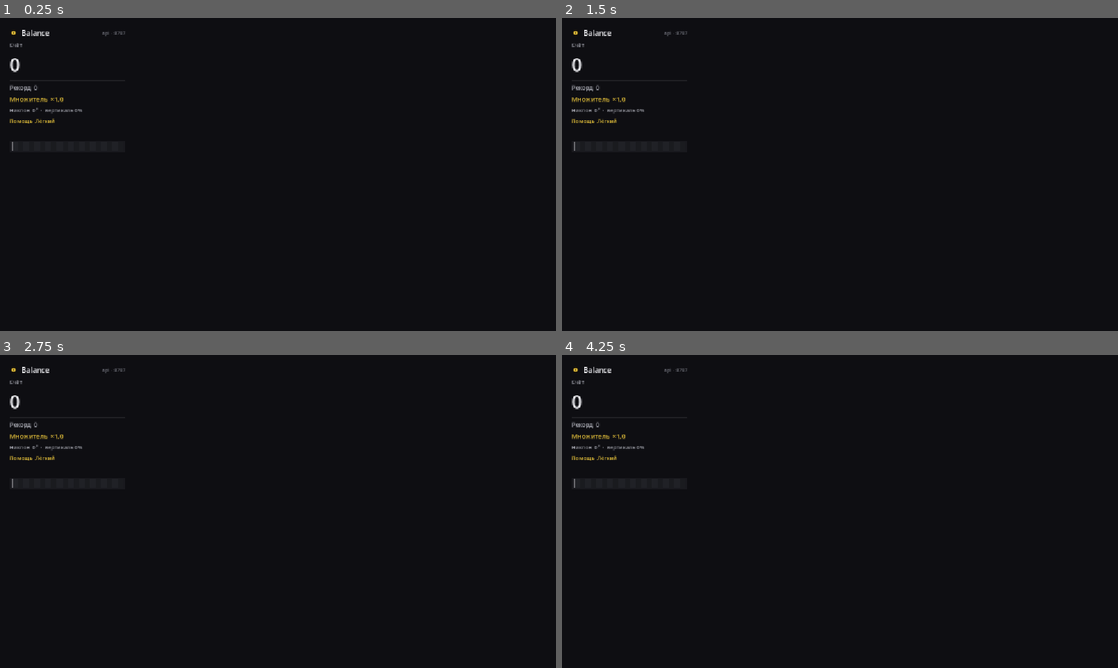
Above: before the commit, frames 1-4 (two rows, left to right).
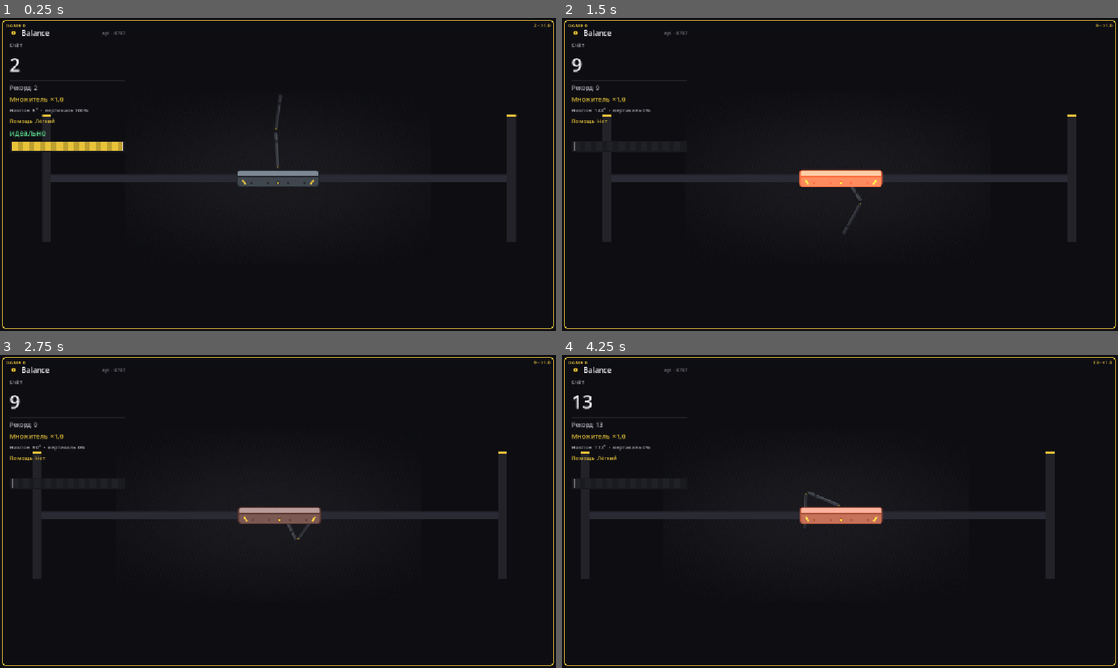
Above: after the commit, the same moments.

Repository: rival-afk/balance
Game: Godot game, scene res://main.tscn
Same seed, same stepped clock (60 frames per second), same inputs: the game is played once before the commit and once after it.
Inputs:
- Up to frame 1 (0.25 s): no input
- Up to frame 2 (1.5 s): tap Enter at 0.5 s; hold Right (ui_right) 0.53-1.28 s; hold Down from 1.28 s (still down)
- Up to frame 3 (2.75 s): release Down at 2.03 s; hold Right (ui_right) from 2.03 s (still down)
- Up to frame 4 (4.25 s): release Right (ui_right) at 2.78 s; hold Up 2.78-3.53 s; hold Left (ui_left) from 3.53 s (still down)

The runs differ from the first frame. In frame 1, 3.9% of the frame differs, in the area x 0-100%, y 0-100%; in frame 2, 3.3%; in frame 3, 3.2%; in frame 4, 3.4%.
Error before the commit: Parse Error: Preload file "res://gpu_pendulum.gd" does not exist. (res://game.gd:29)

Commit message:
Analytic ODE physics in Godot (1:1 with Rust balance_env)

Diff:
--- a/game.gd
+++ b/game.gd
@@ -24,10 +24,6 @@
 	Color(0.35, 0.90, 0.80),
 	Color(0.98, 0.42, 0.42),
 ]
-
-var _gpu = null
-const GpuPendulum := preload("res://gpu_pendulum.gd")
-const MAX_GPU_LANES := 256
 
 var lanes: Array = []
 var next_lane_id := 0
@@ -94,10 +90,6 @@
 	if _hud.has("root") and _hud["root"]:
 		_hud["root"].layer = 20
 
-	_gpu = GpuPendulum.new()
-	if not _gpu.init(MAX_GPU_LANES):
-		print("Balance GPU: compute недоступен — маятник в режиме CPU-fallback (медленный)")
-
 	_create_lane()
 	for i in _spawn_extra:
 		_create_lane()
@@ -219,7 +211,7 @@
 	var lane_scene: PackedScene = load("res://lane.tscn")
 	var lane_node = lane_scene.instantiate()
 	lane_node.lane_id = id
-	lane_node.lane_idx = id if id < MAX_GPU_LANES else 0
+	lane_node.lane_idx = id
 	lane_node.manager = self
 	sv.add_child(lane_node)
 
@@ -262,17 +254,6 @@
 
 func _physics_process(delta: float) -> void:
 	_physics_tick += 1
-	# шаг GPU-маятника до того, как отработают lane-логики (root выполняется первым)
-	if _gpu != null:
-		for lane in lanes:
-			var p: RigidBody2D = lane["node"].get_node("Rail/Plane")
-			var v: float = p.linear_velocity.x
-			var prev: float = lane.get("prev_vx", 0.0)
-			lane["prev_vx"] = v
-			var acc := clampf((v - prev) / maxf(delta, 1e-6) / 60.0, -30.0, 30.0)
-			var kp_kd: Vector2 = lane["node"].assist_params()
-			_gpu.set_pivot(lane["id"], acc, kp_kd.x, kp_kd.y)
-		_gpu.step(delta)
 	for lane in lanes:
 		var node = lane["node"]
 		if node.score > best:
--- a/lane.gd
+++ b/lane.gd
@@ -1,101 +1,117 @@
 extends Node2D
 
-## Одна игра в составе роя. Физика маятника — на GPU (gpu_pendulum.gd).
-## Менеджер (game.gd) шагает GPU и читает состояния; здесь только платформа и очки.
-
-const ACCEL := 900.0
-const RATE := 12.0           ## очков/сек при идеальной вертикали
+## Одна игра в составе роя. Вся физика — аналитическая ODE (1:1 с Rust balance_env).
+## Менеджер шагает ODE и выставляет позиционные узлы; здесь только платформа и очки.
+
+const GRAVITY := 9.81
+const M_CART := 40.0
+const CART_DAMP := 3.0
+const CART_ACCEL_RAW := 900.0
+const CART_LIMIT := 360.0
+const DAMPING := 0.10
+const RATE := 12.0
 const PERFECT_VERT := 0.90
 const DANGER_VERT := 0.35
-const ARM_LEVER := 60.0      ## плечо первой секции
-const ARM2_OFFSET := 120.0   ## tip1 → base arm2
-
-## Уровни помощи удержанию (пружина к вертикали на GPU).
-const ASSIST_KP := [0.0, 3.0, 15.0, 60.0, 200.0]    ## Н·м/рад (g нормировано как 9.81)
-const ASSIST_KD := [0.0, 1.2, 6.0, 25.0, 80.0]      ## демпфирование, Н·м·с
+const MULT_GAIN := 0.2
+const MAX_MULT := 4.0
+const ARM_LEVER := 60.0
+
+const ASSIST_KP := [0.0, 3.0, 15.0, 60.0, 200.0]
+const ASSIST_KD := [0.0, 1.2, 6.0, 25.0, 80.0]
 const ASSIST_NAMES := ["Нет", "Лёгкий", "Средний", "Сильный", "Максимум"]
 
 @export var lane_id := 0
-@export var assist_level := 1   ## 0 — без помощи, 1..4 — уровни облегчения
-
-var manager = null           ## BalanceGame (game.gd)
-var api_direction := 0.0     ## -1 = влево, 0 = стоп, +1 = вправо (от API)
-var lane_idx := 0            ## индекс в GPU-пуле (присваивает менеджер)
+@export var assist_level := 1
+
+var manager = null
+var api_direction := 0.0
+var lane_idx := 0
 
 var score := 0.0
 var multiplier := 1.0
 var perfect_streak := 0.0
+var total_perfect := 0.0
 var balance_time := 0.0
+var fault_count := 0
+var fault_time := 0.0
 var verticality := 1.0
 var tilt_total := 0.0
 var tilt_rate := 0.0
-var total_perfect := 0.0
-var fault_count := 0
-var fault_time := 0.0
-var _prev_fault := false
+var prev_fault := false
 var _prev_tilt := 0.0
-var _prev_vx := 0.0
-var _accel_x := 0.0
-
-var _plane: RigidBody2D
+
+# состояние: th1, th2, w1, w2, x, v
+var th1 := 0.0
+var th2 := 0.0
+var w1 := 0.0
+var w2 := 0.0
+var x := 0.0
+var v := 0.0
+
+var _plane: Node2D
 var _arm1: Node2D
 var _arm2: Node2D
+var _pivot: Node2D
 var _sprite: Sprite2D
-var _gpu_state: Vector4 = Vector4(PI, PI, 0.0, 0.0)
 
 func _ready() -> void:
 	_plane = $Rail/Plane
 	_arm1 = $Rail/SpawnPivot/Arm1
 	_arm2 = $Rail/SpawnPivot/Arm2
+	_pivot = $Rail/SpawnPivot
 	_sprite = $Rail/Plane/Sprite
 	$Rail/Plane/Cam.make_current()
-	# исходная поза: стойка с маленьким случайным отклонением
 	var rng := RandomNumberGenerator.new()
-	var t1 := rng.randf_range(-0.10, 0.10)
-	var t2 := rng.randf_range(-0.20, 0.20)
-	var r1 := PI + t1
-	var r2 := PI + t2
-	if manager != null and manager._gpu != null:
-		manager._gpu.init_lane(lane_idx, r1, r2, 0.0, 0.0)
-	_update_arms(Vector4(r1, r2, 0.0, 0.0))
+	_set_state(PI + rng.randf_range(-0.10, 0.10), PI + rng.randf_range(-0.20, 0.20), 0.0, 0.0, 0.0, 0.0)
+
+func _set_state(t1: float, t2: float, v1: float, v2: float, px: float, vx: float) -> void:
+	th1 = t1; th2 = t2; w1 = v1; w2 = v2; x = px; v = vx
+	_update_arms()
 
 func set_assist(level: int) -> void:
 	assist_level = clampi(level, 0, 4)
 
-func set_api_direction(v: float) -> void:
-	api_direction = clampf(v, -1.0, 1.0)
+func set_api_direction(dir: float) -> void:
+	api_direction = clampf(dir, -1.0, 1.0)
 
 func assist_params() -> Vector2:
 	var lvl := clampi(assist_level, 0, 4)
 	return Vector2(ASSIST_KP[lvl], ASSIST_KD[lvl])
 
 func _physics_process(delta: float) -> void:
-	# управление: API важнее клавиатуры; клавиатура — только первая игра
 	var direction := api_direction
 	if direction == 0.0 and lane_id == 0:
 		direction = Input.get_axis("ui_left", "ui_right")
-	_plane.apply_central_force(Vector2(direction * ACCEL * _plane.mass, 0.0))
-
-	# производная скорости платформы → ускорение (для маятника)
-	var vx: float = _plane.linear_velocity.x
-	if delta > 0.0:
-		_accel_x = clampf((vx - _prev_vx) / delta / 60.0, -30.0, 30.0)
-	_prev_vx = vx
-
-	if manager != null and manager._gpu != null:
-		var kp_kd := assist_params()
-		manager._gpu.set_pivot(lane_idx, _accel_x, kp_kd.x, kp_kd.y)
-		_gpu_state = manager._gpu.lane_state(lane_idx)
-	else:
-		# fallback: маятник не интегрируется — стоит вертикально
-		_gpu_state = Vector4(PI, PI, 0.0, 0.0)
-	_update_arms(_gpu_state)
-
-	var t1 := _gpu_state.x
-	var t2 := _gpu_state.y
-	var h1 := -cos(t1)
-	var h2 := -cos(t2)
-	var up_avg := (h1 + h2) / 2.0
+
+	var force := direction * CART_ACCEL_RAW
+	var cur := [th1, th2, w1, w2, x, v]
+	var k1 := _deriv(cur, force)
+	var s2 := [cur[0] + 0.5 * delta * k1[0], cur[1] + 0.5 * delta * k1[1], cur[2] + 0.5 * delta * k1[2], cur[3] + 0.5 * delta * k1[3], cur[4] + 0.5 * delta * k1[4], cur[5] + 0.5 * delta * k1[5]]
+	var k2 := _deriv(s2, force)
+	var s3 := [cur[0] + 0.5 * delta * k2[0], cur[1] + 0.5 * delta * k2[1], cur[2] + 0.5 * delta * k2[2], cur[3] + 0.5 * delta * k2[3], cur[4] + 0.5 * delta * k2[4], cur[5] + 0.5 * delta * k2[5]]
+	var k3 := _deriv(s3, force)
+	var s4 := [cur[0] + delta * k3[0], cur[1] + delta * k3[1], cur[2] + delta * k3[2], cur[3] + delta * k3[3], cur[4] + delta * k3[4], cur[5] + delta * k3[5]]
+	var k4 := _deriv(s4, force)
+	th1 = cur[0] + delta * (k1[0] + 2.0*k2[0] + 2.0*k3[0] + k4[0]) / 6.0
+	th2 = cur[1] + delta * (k1[1] + 2.0*k2[1] + 2.0*k3[1] + k4[1]) / 6.0
+	w1  = cur[2] + delta * (k1[2] + 2.0*k2[2] + 2.0*k3[2] + k4[2]) / 6.0
+	w2  = cur[3] + delta * (k1[3] + 2.0*k2[3] + 2.0*k3[3] + k4[3]) / 6.0
+	x   = cur[4] + delta * (k1[4] + 2.0*k2[4] + 2.0*k3[4] + k4[4]) / 6.0
+	v   = cur[5] + delta * (k1[5] + 2.0*k2[5] + 2.0*k3[5] + k4[5]) / 6.0
+
+	if x > CART_LIMIT:
+		x = CART_LIMIT
+		if v > 0.0: v = 0.0
+	elif x < -CART_LIMIT:
+		x = -CART_LIMIT
+		if v < 0.0: v = 0.0
+
+	_plane.position.x = x
+	_pivot.position.x = x
+
+	_update_arms()
+
+	var up_avg := (-cos(th1) - cos(th2)) * 0.5
 	verticality = clampf(up_avg, 0.0, 1.0)
 	tilt_total = acos(clampf(up_avg, -1.0, 1.0))
 	tilt_rate = lerp(tilt_rate, (tilt_total - _prev_tilt) / maxf(delta, 1e-6), 0.2)
@@ -110,27 +126,53 @@
 		total_perfect += delta
 	else:
 		perfect_streak = 0.0
-	multiplier = 1.0 + minf(perfect_streak * 0.2, 4.0)
+	multiplier = 1.0 + minf(perfect_streak * MULT_GAIN, MAX_MULT)
 	score += verticality * verticality * RATE * multiplier * delta
 
 	if fault:
 		fault_time += delta
-		if not _prev_fault:
+		if not prev_fault:
 			fault_count += 1
-	_prev_fault = fault
+	prev_fault = fault
 
 	_sprite.material.set_shader_parameter("stress", clampf(1.0 - clampf(up_avg * 0.5 + 0.5, 0.0, 1.0), 0.0, 1.0))
 
-func _update_arms(state: Vector4) -> void:
-	var t1 := state.x
-	var t2 := state.y
-	var d1 := Vector2(-sin(t1), cos(t1))
-	var d2 := Vector2(-sin(t2), cos(t2))
-	var tip := d1 * (ARM_LEVER + ARM2_OFFSET)
+func _deriv(s: Array, force: float) -> Array:
+	var t1 := float(s[0]); var t2 := float(s[1]); var v1 := float(s[2]); var v2 := float(s[3]); var vx := float(s[5])
+	var d := t1 - t2
+	var cd := cos(d); var sd := sin(d)
+	var s1 := sin(t1); var s2 := sin(t2)
+	var c1 := cos(t1); var c2 := cos(t2)
+
+	var b0 := force + 2.0 * s1 * v1 * v1 + s2 * v2 * v2
+	var b1 := -(sd * v2 * v2 + GRAVITY * 2.0 * s1)
+	var b2 := sd * v1 * v1 - GRAVITY * s2
+
+	var m00 := 42.0; var m01 := 2.0 * c1; var m02 := c2
+	var m10 := 2.0 * c1; var m11 := 2.0;    var m12 := cd
+	var m20 := c2;      var m21 := cd;     var m22 := 1.0
+
+	var det := m00 * (m11 * m22 - m12 * m21) - m01 * (m10 * m22 - m12 * m20) + m02 * (m10 * m21 - m11 * m20)
+	var ac := (b0 * (m11 * m22 - m12 * m21) - m01 * (b1 * m22 - m12 * b2) + m02 * (b1 * m21 - m11 * b2)) / det
+	var a1 := (m00 * (b1 * m22 - m12 * b2) - b0 * (m10 * m22 - m12 * m20) + m02 * (m10 * b2 - b1 * m20)) / det
+	var a2 := (m00 * (m11 * b2 - b1 * m21) - m01 * (m10 * b2 - b1 * m20) + b0 * (m10 * m21 - m11 * m20)) / det
+
+	var lvl := clampi(assist_level, 0, 4)
+	var kp: float = ASSIST_KP[lvl]
+	var kd: float = ASSIST_KD[lvl]
+	a1 = a1 + kp * s1 - kd * v1
+	a2 = a2 + kp * s2 - kd * v2
+
+	return [v1, v2, a1, a2, vx, ac]
+
+func _update_arms() -> void:
+	var d1 := Vector2(-sin(th1), cos(th1))
+	var d2 := Vector2(-sin(th2), cos(th2))
 	_arm1.position = d1 * ARM_LEVER
-	_arm1.rotation = t1
-	_arm2.position = d1 * ARM_LEVER + d1 * ARM2_OFFSET + d2 * ARM_LEVER
-	_arm2.rotation = t2
+	_arm1.rotation = th1
+	var tip := d1 * (2.0 * ARM_LEVER)
+	_arm2.position = tip + d2 * ARM_LEVER
+	_arm2.rotation = th2
 
 func get_state() -> Dictionary:
 	return {
@@ -138,7 +180,7 @@
 		"verticality": verticality,
 		"tilt_deg": rad_to_deg(tilt_total),
 		"tilt_rate_deg_s": rad_to_deg(tilt_rate),
-		"lateral_velocity_px_s": _plane.linear_velocity.x,
+		"lateral_velocity_px_s": v,
 		"score": score,
 		"multiplier": multiplier,
 		"perfect_streak_s": perfect_streak,
@@ -146,9 +188,9 @@
 		"balance_time_s": balance_time,
 		"faults": fault_count,
 		"fault_time_s": fault_time,
-		"platform_x": _plane.global_position.x,
-		"arm1_deg": rad_to_deg(_gpu_state.x),
-		"arm2_deg": rad_to_deg(_gpu_state.y),
+		"platform_x": x,
+		"arm1_deg": rad_to_deg(th1),
+		"arm2_deg": rad_to_deg(th2),
 		"assist": clampi(assist_level, 0, 4),
 		"assist_name": ASSIST_NAMES[clampi(assist_level, 0, 4)],
 	}
--- a/lane.tscn
+++ b/lane.tscn
@@ -6,7 +6,6 @@
 [ext_resource type="Texture2D" path="res://platform.svg" id="4_platform"]
 [ext_resource type="Shader" path="res://hud_stress.gdshader" id="5_stress"]
 [ext_resource type="Shader" path="res://felt.gdshader" id="6_felt"]
-[ext_resource type="Script" path="res://platform_body.gd" id="7_platform_body"]
 
 [sub_resource type="RectangleShape2D" id="RectangleShape2D_wall"]
 size = Vector2(28, 400)
@@ -25,8 +24,6 @@
 script = ExtResource("1_lane")
 
 [node name="Felt" type="ColorRect" parent="."]
-offset_left = 0.0
-offset_top = 0.0
 offset_right = 960.0
 offset_bottom = 540.0
 material = SubResource("ShaderMaterial_felt")
@@ -104,14 +101,8 @@
 [node name="Sprite" type="Sprite2D" parent="Rail/SpawnPivot/Arm2"]
 texture = ExtResource("3_arm2")
 
-[node name="Plane" type="RigidBody2D" parent="Rail"]
+[node name="Plane" type="Node2D" parent="Rail"]
 position = Vector2(0, 0)
-script = ExtResource("7_platform_body")
-mass = 40.0
-gravity_scale = 0.0
-linear_damp = 3.0
-lock_rotation = true
-rail_y = 270.0
 
 [node name="Sprite" type="Sprite2D" parent="Rail/Plane"]
 texture = ExtResource("4_platform")
